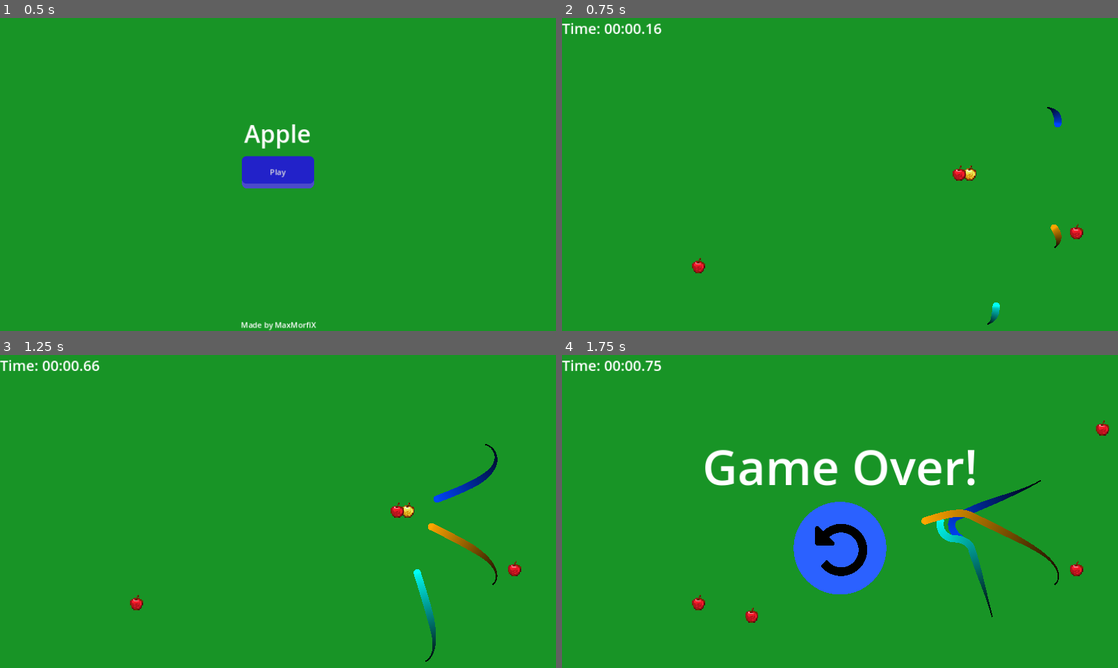
Above: before the commit, frames 1-4 (two rows, left to right).
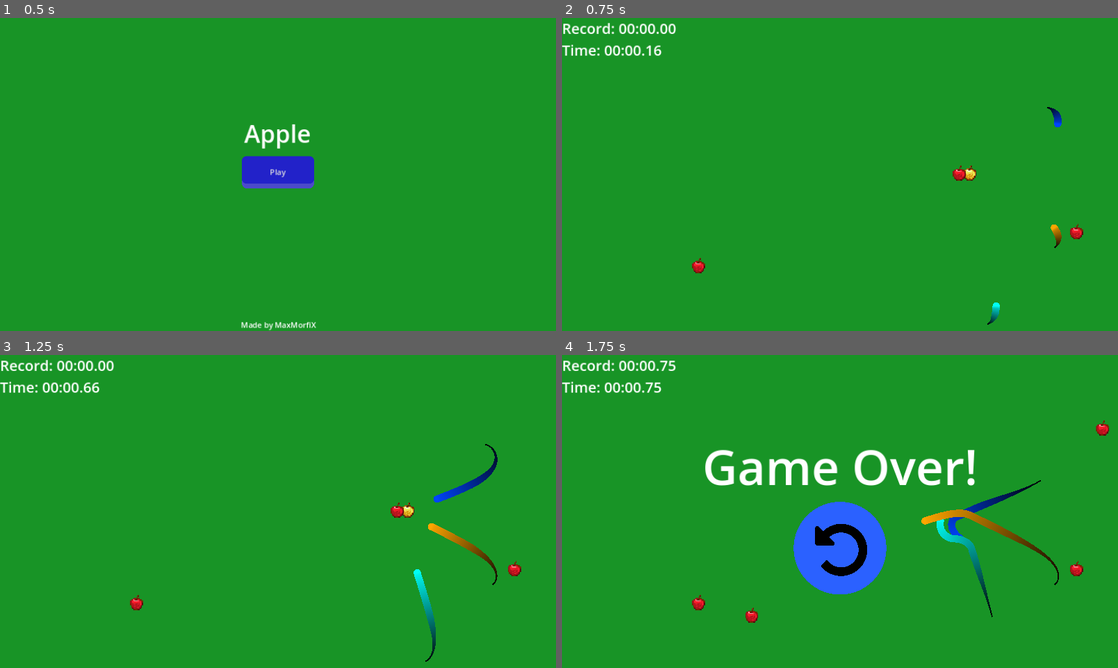
Above: after the commit, the same moments.

Repository: MaxMorfiX/GMTK2023
Game: Godot game, scene res://Menus/MainMenu/MainMenu.tscn
The game is run twice, just before and just after one commit, with the same random seed, the same clock (stepped at 60 frames per second) and the same inputs.
Inputs:
- Up to frame 1 (0.5 s): no input
- Up to frame 2 (0.75 s): click "Play" at 0.5 s
- Up to frame 3 (1.25 s): no input
- Up to frame 4 (1.75 s): hold Right (ui_right) from 1.28 s (still down)

Frame 1 is identical in both runs. In frame 2, 0.8% of the frame differs, in the area x 0-21%, y 1-13%; in frame 3, 0.8%; in frame 4, 0.8%.

Commit message:
added max score | wow, I said what changed!

Diff:
--- a/Game/Main/Game.gd
+++ b/Game/Main/Game.gd
@@ -6,7 +6,7 @@
 
 @onready var snakes_spawner: SnakesSpawner = $Snakes
 @onready var apples_spawner: ApplesSpawner = $Apples
-@onready var timer = get_parent().get_node("CanvasLayer/Control/Timer")
+@onready var timer = get_parent().get_node("CanvasLayer/Control/Time")
 
 var rng: RandomNumberGenerator = RandomNumberGenerator.new()
 @onready var screenSize: Vector2 = get_viewport().get_visible_rect().size
--- a/Game/Main/Main.gd
+++ b/Game/Main/Main.gd
@@ -1,12 +1,21 @@
 extends Node2D
 
 @onready var game_over_menu: Control = $CanvasLayer/Control/GameOverMenu
-@onready var timer = $CanvasLayer/Control/Timer
+@onready var timer = $CanvasLayer/Control/Time
+@onready var TimeRecord = $CanvasLayer/Control/TimeRecord
 
 func game_over():
 
 	game_over_menu.show()
 	timer.active = false
 
+	if timer.time > Game.record:
+		Game.record = timer.time
+		TimeRecord.text = "Record: " + timer.str_time(Game.record)
+
+
 func restart_game():
 	get_tree().reload_current_scene()
+
+func _ready() -> void:
+	TimeRecord.text = "Record: " + timer.str_time(Game.record)
--- a/Game/Main/Main.tscn
+++ b/Game/Main/Main.tscn
@@ -38,10 +38,18 @@
 grow_vertical = 2
 size_flags_vertical = 4
 
-[node name="Timer" type="Label" parent="CanvasLayer/Control"]
+[node name="TimeRecord" type="Label" parent="CanvasLayer/Control"]
 layout_mode = 0
 offset_right = 163.0
 offset_bottom = 45.0
+text = "Record: 00:00"
+label_settings = SubResource("LabelSettings_aw7w0")
+
+[node name="Time" type="Label" parent="CanvasLayer/Control"]
+layout_mode = 0
+offset_top = 45.0
+offset_right = 163.0
+offset_bottom = 90.0
 text = "Time: 00:00"
 label_settings = SubResource("LabelSettings_aw7w0")
 script = ExtResource("5_pcnv7")
--- a/Game/Main/Timer.gd
+++ b/Game/Main/Timer.gd
@@ -2,6 +2,8 @@
 
 var time: float
 var active: bool = true
+
+var record: float
 
 func _ready() -> void:
 	time = 0
@@ -13,10 +15,11 @@
 
 	time += delta
 
+	text = "Time: " + str_time(time)
+
+func str_time(time: float) -> String:
 	var mils = fmod(time, 1)*100
 	var secs = fmod(time, 60)
 	var mins = time / 60
 
-	var str_time = "Time: %02d:%02d.%02d" % [mins, secs, mils]
-
-	text = str_time
+	return "%02d:%02d.%02d" % [mins, secs, mils]
--- /dev/null
+++ b/Game/Singletons/Game.gd
@@ -0,0 +1,3 @@
+extends Node
+
+var record: float
--- a/project.godot
+++ b/project.godot
@@ -15,6 +15,10 @@
 config/features=PackedStringArray("4.1", "Forward Plus")
 config/icon="res://icon.svg"
 
+[autoload]
+
+Game="*res://Game/Singletons/Game.gd"
+
 [debug]
 
 shapes/navigation/geometry_face_disabled_color=Color(0.501961, 0.501961, 0.501961, 0.4)
